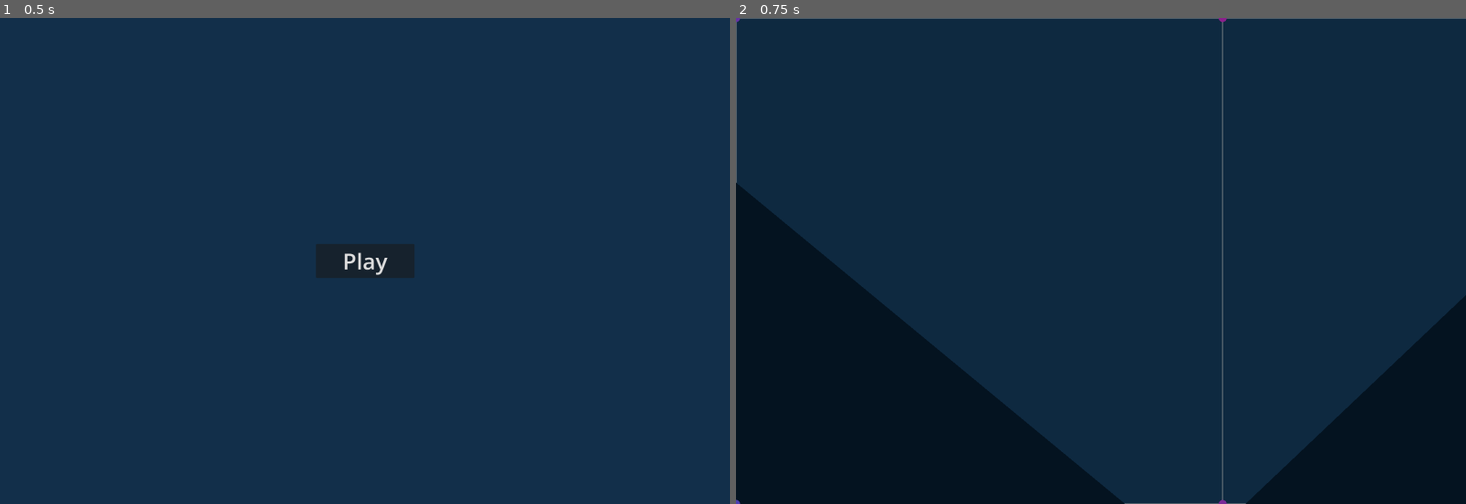
Above: before the commit, frames 1-2 (left to right).
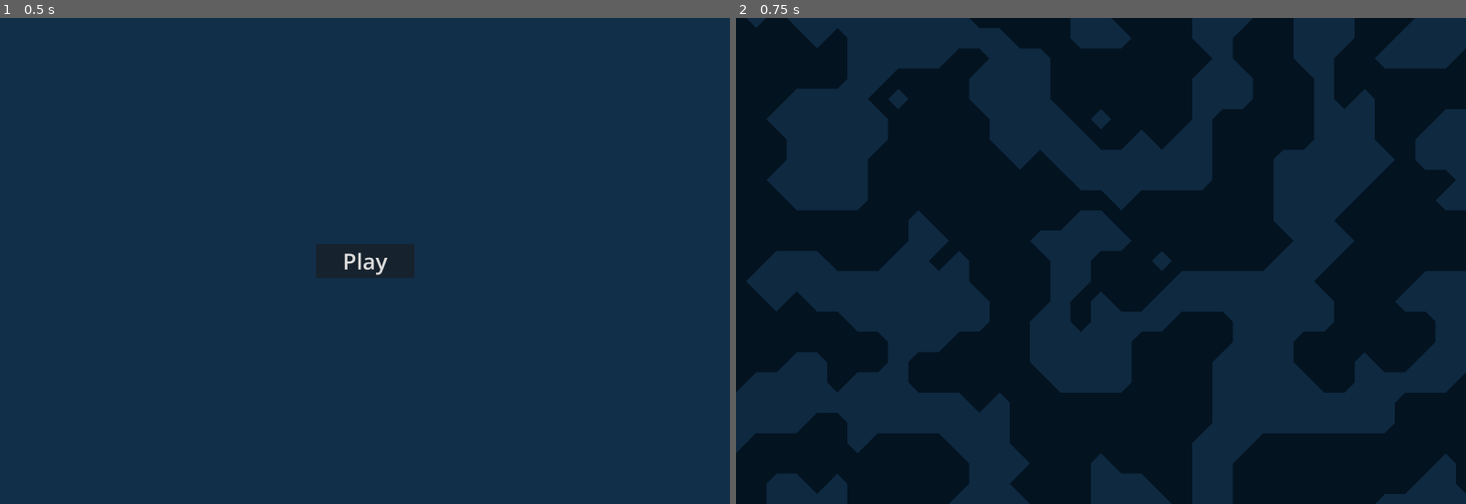
Above: after the commit, the same moments.

Repository: TrevorBuchanan/TestGogotGame
Game: Godot game, scene res://scenes/main.tscn
Two runs of this game, one before a commit and one after it. Both use one fixed random seed, a clock stepped at 60 frames per second and the inputs below.
Inputs:
- Up to frame 1 (0.5 s): no input
- Up to frame 2 (0.75 s): click "Play" at 0.5 s

Frame 1 is identical in both runs. In frame 2, 53% of the frame differs, in the area x 0-100%, y 0-100%.

Commit message:
Working marching squares

Diff:
--- a/scenes/test_marching_squares.tscn
+++ b/scenes/test_marching_squares.tscn
@@ -10,6 +10,8 @@
 height = 128
 noise = SubResource("FastNoiseLite_yf2uq")
 
+[sub_resource type="SystemFont" id="SystemFont_lc6lm"]
+
 [node name="TestMarchingSquares" type="Node2D"]
 script = ExtResource("1_p2fbi")
 backgound_color = Color(0.0561993, 0.160649, 0.251143, 1)
@@ -17,7 +19,9 @@
 point_color2 = Color(0, 0.400342, 0.889128, 1)
 line_color = Color(0.980392, 0.921569, 0.843137, 0.278431)
 marching_square_color = Color(0.0166773, 0.0733041, 0.127261, 1)
-ground_threshold = 0.53
-grid_size = 1200
+ground_threshold = 0.48
 noise = SubResource("NoiseTexture2D_dtf1j")
-lerp_scale = 2.74
+use_lerp = false
+show_grid = false
+show_points = false
+font = SubResource("SystemFont_lc6lm")
--- a/scripts/test_marching_squares.gd
+++ b/scripts/test_marching_squares.gd
@@ -10,9 +10,11 @@
 @export var width : int = 1800
 @export var height : int = 1200
 @export var noise : NoiseTexture2D
-@export var lerp : bool = true
-@export_range(0, 1, 0.01) var bias : float = 0.5
-@export var lerp_scale : float = 0
+@export var use_lerp : bool = true
+@export var show_grid : bool = true
+@export var my_lerp : bool = false
+@export var show_points = true
+@export var font : Font
 
 func _input(event):
 	if event.is_action_pressed("ui_cancel"):
@@ -22,11 +24,13 @@
 	# Draw background
 	draw_rect(Rect2(0, 0, width, height), backgound_color)
 	# Draw reference lines
-	draw_lines()
+	if show_grid:
+		draw_lines()
 	# Draw marching squares
 	draw_marching_squares()
 	# Draw reference points
-	draw_points()
+	if show_points:
+		draw_points()
 
 func draw_lines():
 	var i = 0
@@ -49,6 +53,7 @@
 				var value = (noise.noise.get_noise_2d(i, j) + 1.0) / 2.0
 				var lerp_color = point_color1.lerp(point_color2, value)
 				draw_circle(Vector2(i, j), 10, lerp_color)
+				#draw_string(font, Vector2(i + 10, j + 20), "%f" %value)
 				j += grid_size
 			i += grid_size
 	else:
@@ -125,7 +130,7 @@
 
 	var edges = edgeTable[square_index]
 
-	if lerp:
+	if use_lerp:
 		if edges & 0b1000 > 0:
 			offsets[4][0] = marching_squares_lerp(points_values[0], points_values[1])
 		if edges & 0b0100 > 0:
@@ -137,11 +142,14 @@
 	return offsets
 
 func marching_squares_lerp(val1, val2):
-	var shift = bias + ((val1 * 0.5) - (val2 * 0.5)) * lerp_scale
-	return lerp(0, grid_size, shift)
-	#var mu = (ground_threshold - val1) / (val2 - val1)
-	#return mu
-
+	var amt
+	if val2 == val1:
+		amt = 0.0
+	else:
+		amt = (ground_threshold - val1) / (val2 - val1)
+		if amt < 0 or amt > 1:
+			pass
+	return lerp(0, grid_size, amt)
 
 func back_to_menu():
 	# Load the new scene
Not shown: 1 places in scenes/test_marching_squares.tscn that only renumber resources
